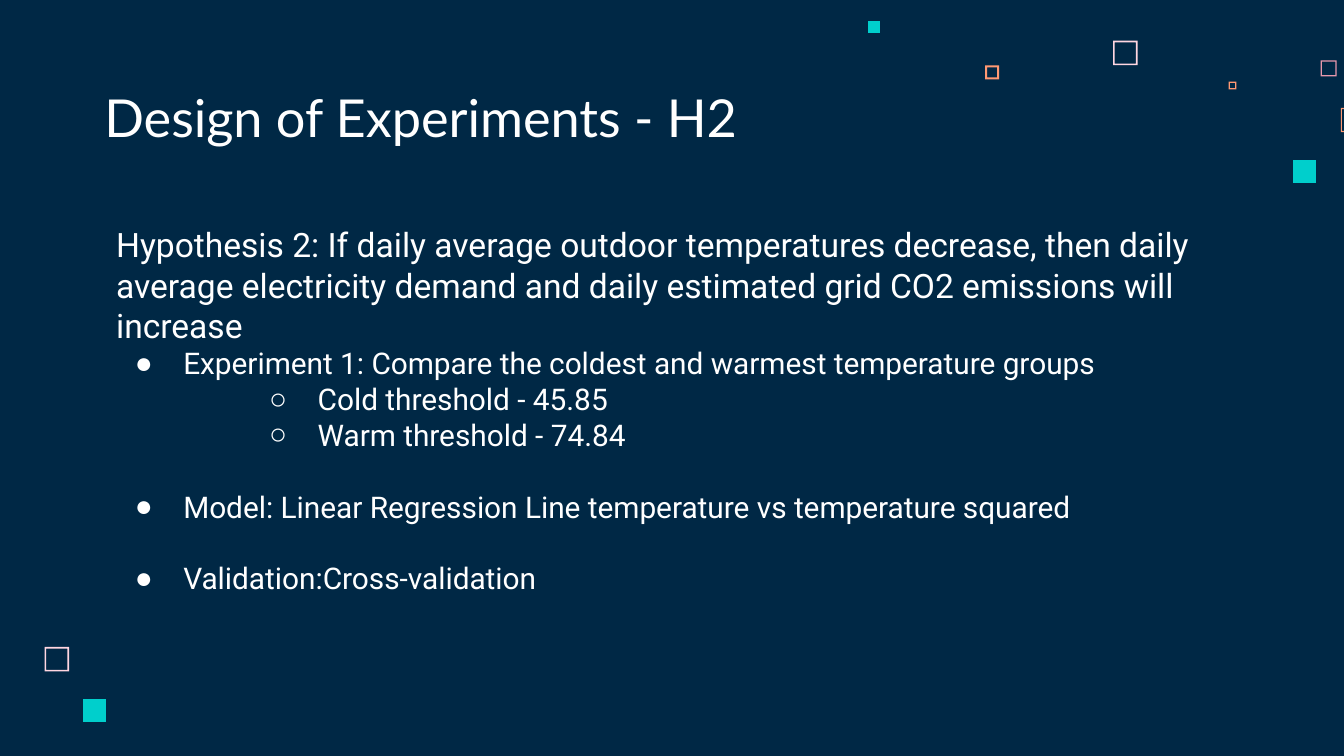
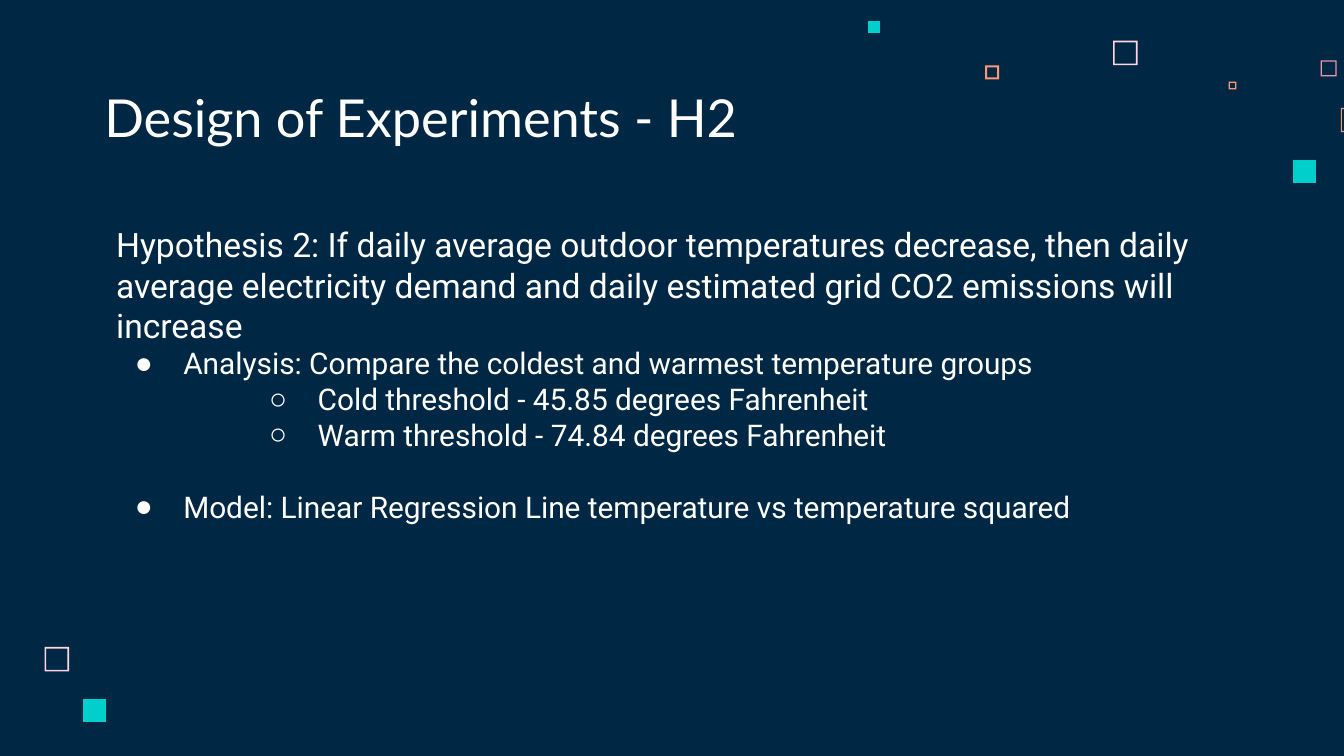
Before and after one commit to jandrew2353/Group1-491, a slide deck: slide 24 of Topic3_Climate_Energy_The_Green_Tech_Carbon_Spike/Docs/4913 - The Green Tech Carbon Spike.pptx. Drawn at 1344x756 pixels with LibreOffice and Linux fonts; fonts in the diff are those of the drawing. Boxes give left, top, right and bottom in pixels: in the first picture for what was removed or moved away, otherwise in the second. Text is boxed around its words. In the diff, an @@ line names an element or a change of style, - is before the commit and + after.

```diff
--- a/Topic3_Climate_Energy_The_Green_Tech_Carbon_Spike/Docs/4913 - The Green Tech Carbon Spike.pptx
+++ b/Topic3_Climate_Energy_The_Green_Tech_Carbon_Spike/Docs/4913 - The Green Tech Carbon Spike.pptx
@@ text at (183,351,1033,453): text changed @@
-● Experiment 1: Compare the coldest and warmest temperature groups
-  ○ Cold threshold - 45.85
-  ○ Warm threshold - 74.84
+● Analysis: Compare the coldest and warmest temperature groups
+  ○ Cold threshold - 45.85 degrees Fahrenheit
+  ○ Warm threshold - 74.84 degrees Fahrenheit
@@ text at (183,566,536,590): paragraph removed @@
-● Validation:Cross-validation
```
Also in this commit, not shown: 5 other slides changed.
